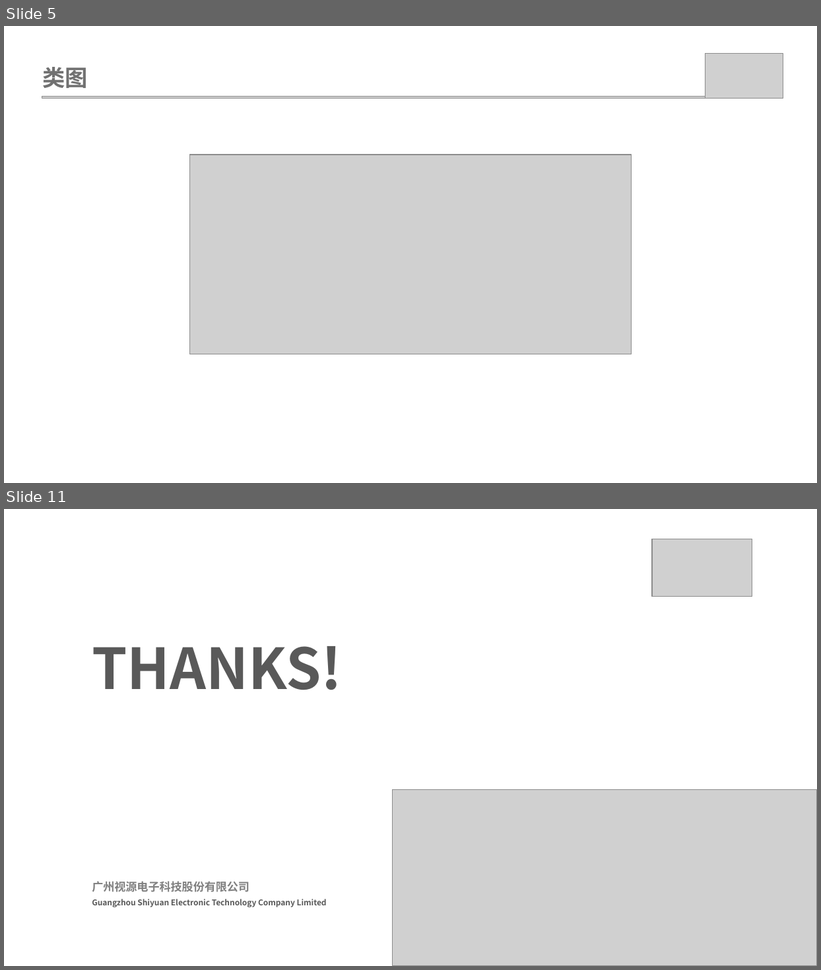
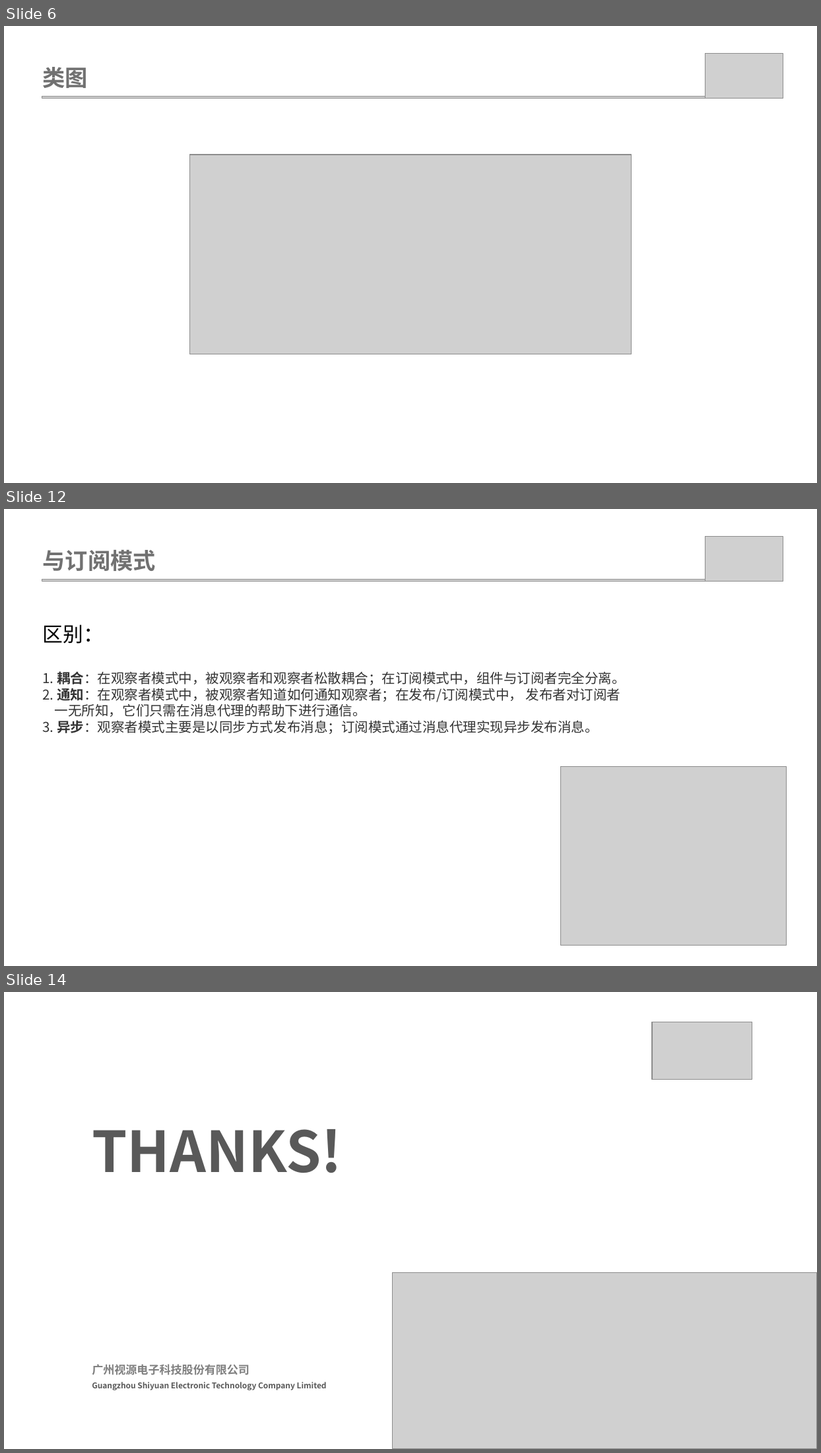
Before and after one commit to weiwangqiang/SharePPT, a slide deck: ObservableMode/观查者模式.pptx. Shown one above the other, each under a label of ours: slides 5 and 11 before the commit, slides 6, 12 and 14 after it; the slides between them are not shown. The pictures are 821x970 and 821x1453 pixels, drawn with LibreOffice and Linux fonts; fonts in the diff are those of the drawing; grey boxes stand for pictures. Boxes give left, top, right and bottom in pixels: in the first picture for what was removed or moved away, otherwise in the second. Text is boxed around its words. In the diff, an @@ line names an element or a change of style, - is before the commit and + after.

```diff
--- a/ObservableMode/观查者模式.pptx
+++ b/ObservableMode/观查者模式.pptx
@@ slide 12 added at [4,509,817,966], background #FFFFFF @@
@@ picture added at [705,537,783,582] @@
@@ text added at [43,550,156,571], 20 pt, text #717171, bold @@
+与订阅模式
@@ picture added at [42,580,779,582] @@
@@ text added at [43,625,626,734], 12 pt, text #333333 @@
+区别：
+1. 耦合：在观察者模式中，被观察者和观察者松散耦合；在订阅模式中，组件与订阅者完全分离。
+2. 通知：在观察者模式中，被观察者知道如何通知观察者；在发布/订阅模式中， 发布者对订阅者
+一无所知，它们只需在消息代理的帮助下进行通信。
+3. 异步：观察者模式主要是以同步方式发布消息；订阅模式通过消息代理实现异步发布消息。
@@ picture added at [561,767,786,946] @@
@@ what was slide 5 is now slide 6 @@
@@ what was slide 11 is now slide 14 @@
```
Also in this commit, not shown: 7 slides changed, 3 other slides added, 1 slide removed, 3 other files.
